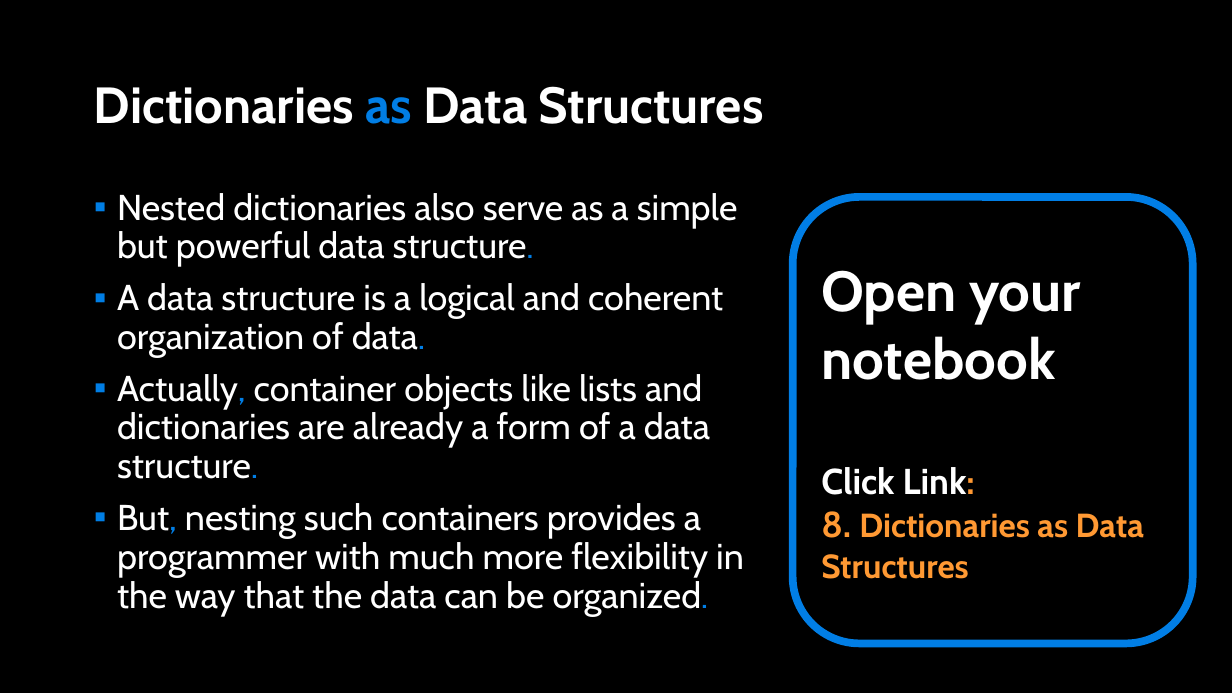
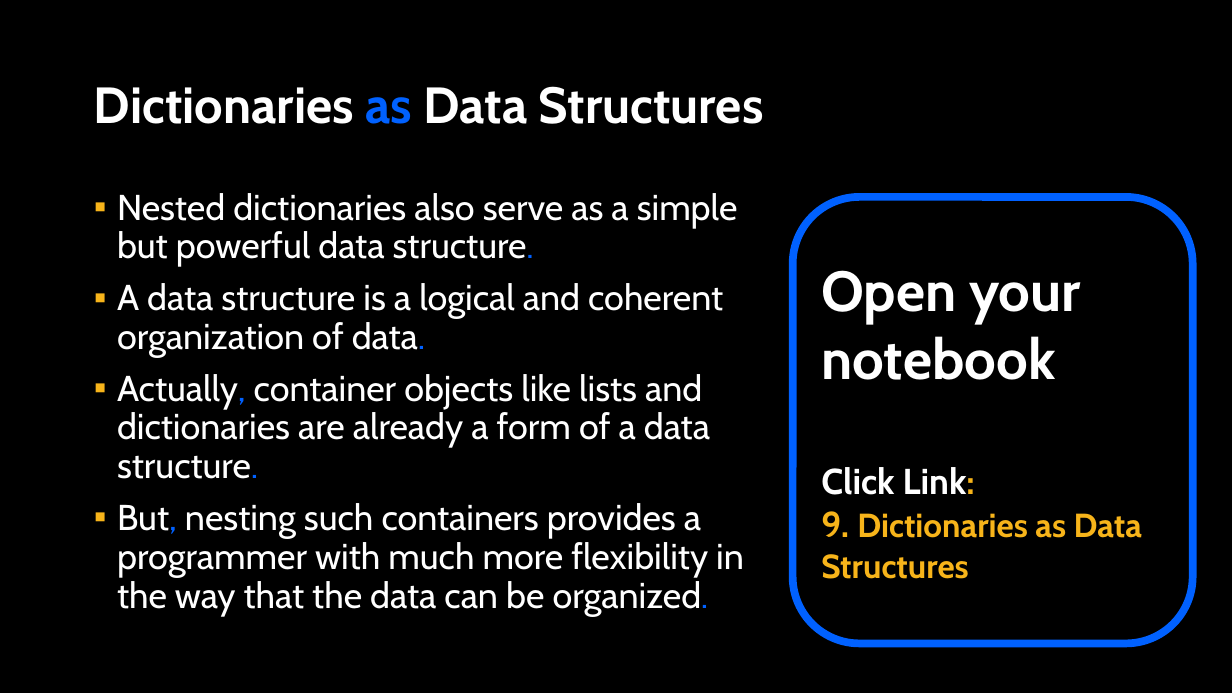
Before and after one commit to APS106/APS106-winter-2024-kinsella-goodfellow, a slide deck: slide 16 of lectures/week8/lecture2/slides/week8_lecture2.pptx (slide 15 before the commit). Drawn at 1232x693 pixels with LibreOffice and Linux fonts; fonts in the diff are those of the drawing; background and template pictures are left out. Boxes give left, top, right and bottom in pixels: in the first picture for what was removed or moved away, otherwise in the second. Text is boxed around its words. In the diff, an @@ line names an element or a change of style, - is before the commit and + after.

```diff
--- a/lectures/week8/lecture2/slides/week8_lecture2.pptx
+++ b/lectures/week8/lecture2/slides/week8_lecture2.pptx
@@ title "Dictionaries as Data Structures" at [94, 86, 764, 124]: text colour #017EE5 to #0061FF in "as" @@
@@ text "Nested dictionaries also serve as ..." at [117, 193, 744, 616]: text colour #017EE5 to #0061FF in "structure.", "data.", "Actually, structure.", "But, organized."; bullet colour #007EE5 to #F7B41A @@
@@ rounded rectangle "Open your notebook" at [793, 197, 1193, 643]: outline #017EE5 6 pt to #0061FF 6 pt @@
@@ text in rounded rectangle at [821, 467, 975, 495]: text colour #FF9933 to #F7B41A in "Link:" @@
@@ text in rounded rectangle at [821, 511, 1142, 579]: text changed; text colour #FF9933 to #F7B41A @@
-8. Dictionaries as Data Structures
+9. Dictionaries as Data Structures
```
Also in this commit, not shown: 16 other slides changed, 1 slide added, 6 other files.
